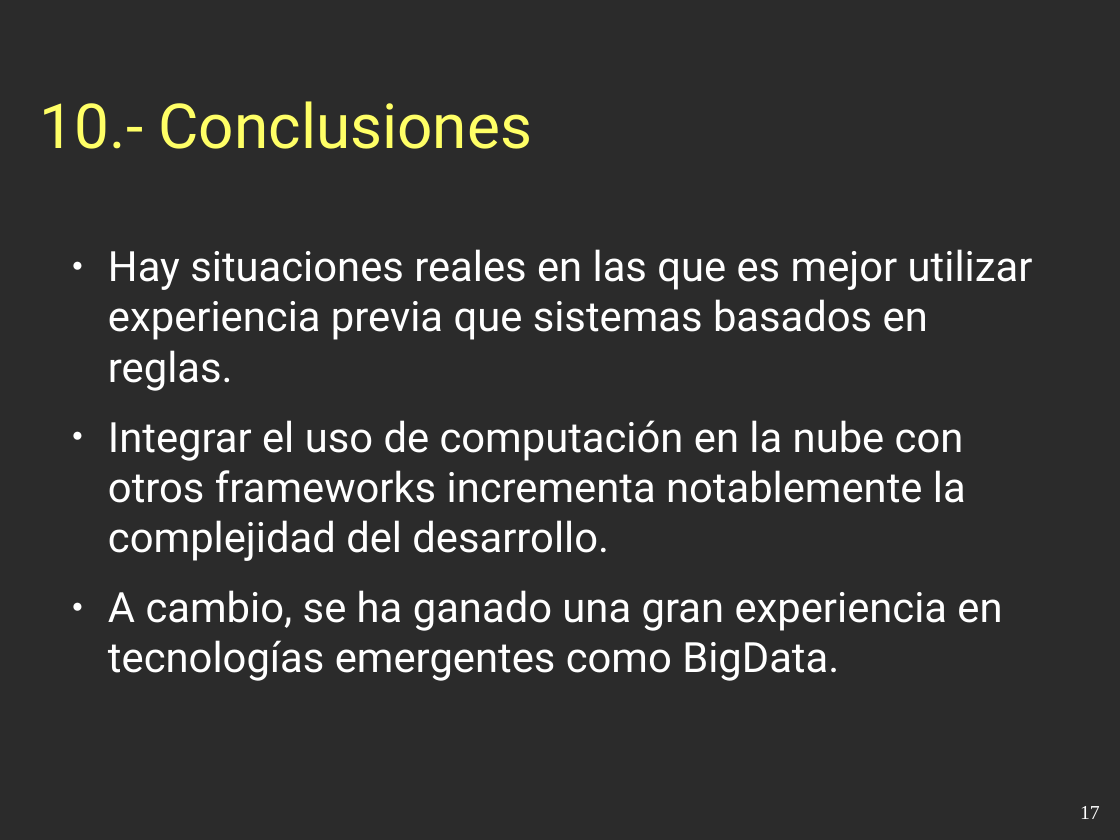
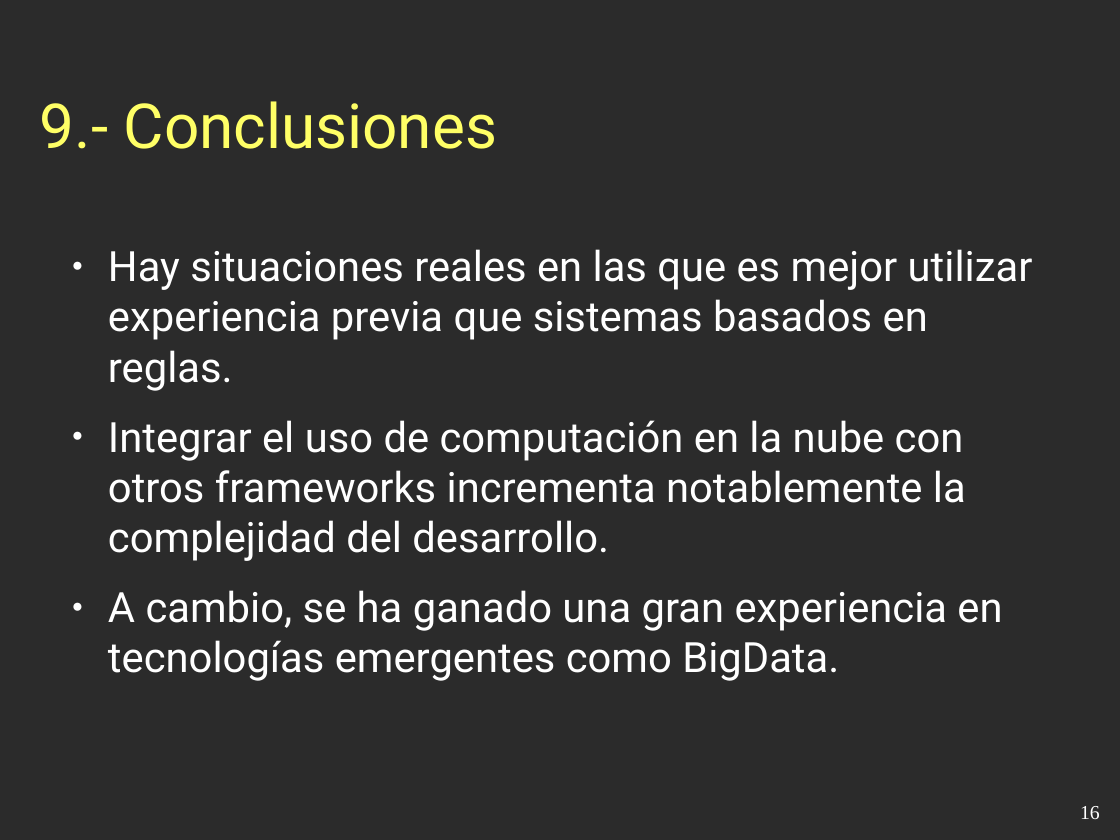
Before and after one commit to esbaixauli/proyecto-ii-ubu, a slide deck: slide 16 of trunk/Documentación/Presentación.odp (slide 17 before the commit). Drawn at 1120x840 pixels with LibreOffice and Linux fonts; fonts in the diff are those of the drawing; background and template pictures are left out; a plain dark background stands for a picture behind light text. Boxes give left, top, right and bottom in pixels: in the first picture for what was removed or moved away, otherwise in the second. Text is boxed around its words. In the diff, an @@ line names an element or a change of style, - is before the commit and + after.

```diff
--- a/trunk/Documentación/Presentación.odp
+++ b/trunk/Documentación/Presentación.odp
@@ title at (40, 101, 497, 149): text changed @@
-10.- Conclusiones
+9.- Conclusiones
@@ page number at (1080, 806, 1100, 819): text changed @@
-17
+16
```
Also in this commit, not shown: 13 other slides changed, 1 slide removed.
